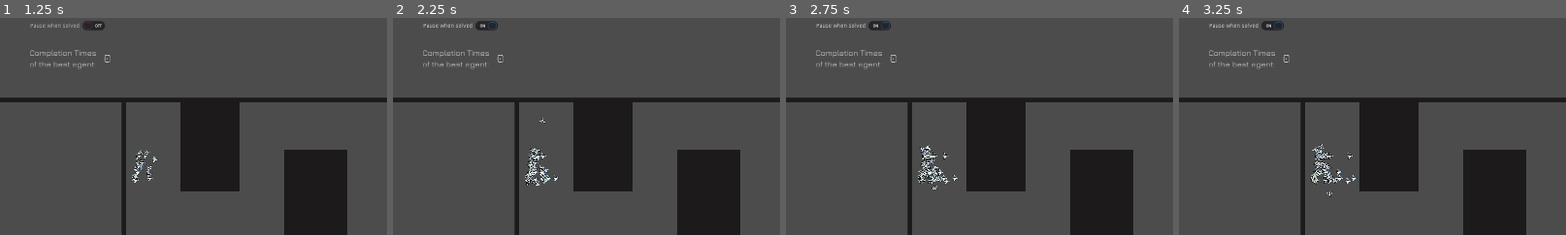
Above: before the commit, frames 1-4 (left to right).
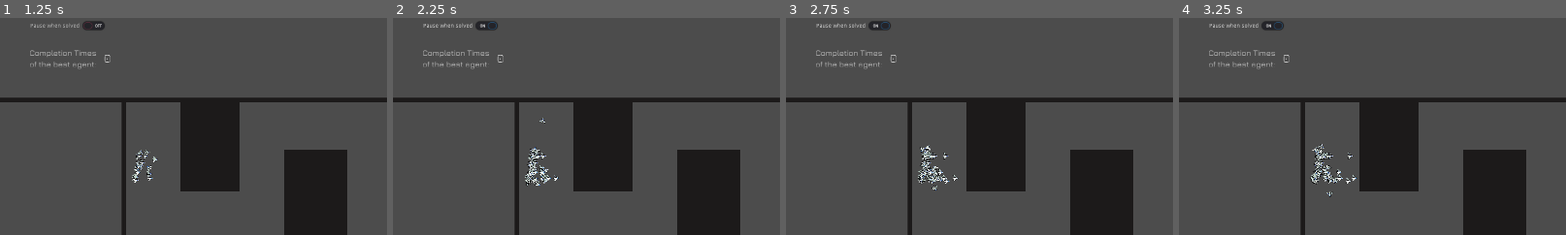
Above: after the commit, the same moments.

Repository: a0x77ry/plasmata
Game: Godot game, scene res://menu/main-menu/main-menu.tscn
The game is run twice, just before and just after one commit, with the same random seed, the same clock (stepped at 60 frames per second) and the same inputs.
Inputs (mouse positions are % of the whole screen's width and height, from its top left):
- Up to frame 1 (1.25 s): click "train" at 0.5 s
- Up to frame 2 (2.25 s): click "Pause when solved" at 1.25 s; tap Enter (ui_accept) at 2 s; move the mouse to (72, 45) at 2.02 s; press the mouse at (72, 45) at 2.03 s
- Up to frame 3 (2.75 s): tap Enter (ui_accept) at 2.27 s
- Up to frame 4 (3.25 s): move the mouse to (30, 55) at 2.77 s; release the mouse at (30, 55) at 2.78 s; tap Mouse wheel up (zoom_in) at 2.85 s; tap Enter (ui_accept) at 3.02 s
The pictures show only the part of the screen within x 0-50%, y 11-61%; the shares and areas given below are measured in that part.

Frame 1 is identical in both runs. In frame 2, less than 0.1% of the frame differs, in the area x 34-38%, y 62-77%; in frame 3, less than 0.1%; in frame 4, 0.1%, in the area x 34-39%, y 62-77%.

Commit message:
- Create another fitness level: win with hit - Fix long standing bug both in combat and navigation: angle_to became angle_to_point - Decrease the agent limit and number of cages to stop FPS decrease - Fix laser passing throught the walls bug

Diff:
--- a/games/combat-game/battle-cage.gd
+++ b/games/combat-game/battle-cage.gd
@@ -1,6 +1,6 @@
 extends Node2D
 
-signal battle_won(winner_genome)
+signal battle_won(winner_genome, is_won_with_hit)
 signal battle_draw(genome_left, genome_right)
 signal cage_cleared(cage)
 # signal agent_queued(agent)
@@ -105,7 +105,7 @@
   has_active_battle = false
 
 
-func _on_agent_death(side):
+func _on_agent_death(side, is_hit):
   var winner_genome
   assert(side != null)
   if (!is_instance_valid(agent_left) && !is_instance_valid(agent_right)):
@@ -117,7 +117,7 @@
     winner_genome = game.genome_duplicate(genome_right_copy)
   else:
     winner_genome = game.genome_duplicate(genome_left_copy)
-  emit_signal("battle_won", winner_genome)
+  emit_signal("battle_won", winner_genome, is_hit)
   clean_cage()
 
 
--- a/games/combat-game/combat-agent.gd
+++ b/games/combat-game/combat-agent.gd
@@ -1,7 +1,7 @@
 extends KinematicBody2D
 
 signal agent_removed(value)
-signal agent_killed(side)
+signal agent_killed(side, is_hit)
 
 export (float) var speed = 20.0 # waa 50.0
 export (float) var lateral_speed = 20.0
@@ -243,9 +243,10 @@
       opponent_angle = 0.0
     else:
       var opponent_pos = opponent.global_position
-      # var opponent_pos = get_opponent_pos()
-      opponent_angle = global_position.angle_to(opponent_pos) / PI
-      opponent_distance = 1.0 - (global_position.distance_to(opponent_pos) \
+      opponent_angle = global_position.angle_to_point(opponent_pos) / PI
+      # opponent_distance = 1.0 - (global_position.distance_to(opponent_pos) \
+      #     / sqrt(pow(battle_cage_width, 2.0) * pow(battle_cage_height, 2.0)))
+      opponent_distance = (global_position.distance_to(opponent_pos) \
           / sqrt(pow(battle_cage_width, 2.0) * pow(battle_cage_height, 2.0)))
 
   if nn_activated_inputs.has("traced_laser_1_angle") || \
@@ -262,7 +263,7 @@
       traced_laser_1_angle = 0.0
     else:
       var traced_laser_pos = traced_laser_1.global_position
-      traced_laser_1_angle = global_position.angle_to(traced_laser_pos) / PI
+      traced_laser_1_angle = global_position.angle_to_point(traced_laser_pos) / PI
       traced_laser_1_distance = 1.0 - (global_position.distance_to(traced_laser_pos) \
           / sqrt(pow(battle_cage_width, 2.0) * pow(battle_cage_height, 2.0)))
 
@@ -317,10 +318,10 @@
   return genome.fitness
 
 
-func kill_agent():
+func kill_agent(is_hit := false):
   dissolve_agent()
   emit_signal("agent_removed", 1)
-  emit_signal("agent_killed", side)
+  emit_signal("agent_killed", side, is_hit)
   queue_free()
 
 
@@ -353,7 +354,7 @@
 
 func _on_agent_hit(agent_id):
   if agent_id == get_instance_id():
-    kill_agent()
+    kill_agent(true)
 
 
 func _on_ShootingCooldownTimer_timeout():
--- a/games/combat-game/combat-game.gd
+++ b/games/combat-game/combat-game.gd
@@ -1,15 +1,21 @@
 extends "res://scripts/game.gd"
 
+const HIT_WIN_FITNESS_POINTS := 6.0
 const WINNING_FITNESS_POINTS := 3.0
 const DRAW_FITNESS_POINTS := 1.0
-const GENOME_QUEUE_LIMIT = 400
+const GENOME_QUEUE_LIMIT = 100
 const TOTAL_QUEUE_CHILDREN = GENOME_QUEUE_LIMIT# * 8
-const COMBAT_AGENT_LIMIT = 140
-const GENOME_QUEUE_SOFT_LIMIT = 200
-const WAIT_TIME_ABOVE_GENOME_LIMIT = 0.1
-const WAIT_TIME_BELOW_GENOME_LIMIT = 0.2
-const WIN_CHILDREN = 4
+const COMBAT_AGENT_LIMIT = 80
+const GENOME_QUEUE_SOFT_LIMIT = 50
+const WAIT_TIME_ABOVE_GENOME_LIMIT = 0.2
+const WAIT_TIME_BELOW_GENOME_LIMIT = 0.4
+const HIT_WIN_CHILDREN = 6
+const WIN_CHILDREN = 3
 const DRAW_CHILDREN = 1
+const HIT_WIN_RELATIVE_FITNESS = 0.8
+const WIN_RELATIVE_FITNESS = 0.4
+const DRAW_REALTIVE_FITNESS = 0.1
+const INDEX_DIVISOR = 3
 
 export(PackedScene) var BattleCage
 
@@ -196,7 +202,15 @@
   if genome_queue.size() < GENOME_QUEUE_LIMIT:
     genome_queue.append({"genome": genome, "children_spawned": 0})
   else:
-    genome.dissolve_genome()
+    if genome.fitness >= WINNING_FITNESS_POINTS:
+      for i in genome_queue.size():
+        if genome_queue[i]["genome"].fitness <= DRAW_FITNESS_POINTS:
+          genome_queue[i]["genome"].dissolve_genome()
+          genome_queue[i] = {"genome": genome, "children_spawned": 0}
+          return
+    else:
+      genome.dissolve_genome()
+
 
 
 # Determines the maximum number of children a genome in the queue can have
@@ -233,16 +247,22 @@
   #   win_num = 2
   #   draw_num = 1
   var win_num = WIN_CHILDREN
+  var hit_win_num = HIT_WIN_CHILDREN
   var draw_num = DRAW_CHILDREN
-  if genome_queue[genome_index]["genome"].fitness == 3:
-    return {"children_number": win_num, "relative_fitness": 0.2}
+  if genome_queue[genome_index]["genome"].fitness == WINNING_FITNESS_POINTS:
+    return {"children_number": hit_win_num, "relative_fitness": WIN_RELATIVE_FITNESS}
+  elif genome_queue[genome_index]["genome"].fitness == HIT_WIN_FITNESS_POINTS:
+    return {"children_number": win_num, "relative_fitness": HIT_WIN_RELATIVE_FITNESS}
   else:
-    return {"children_number": draw_num, "relative_fitness": 0.1}
-
-
-func _on_battle_won(winner_genome):
+    return {"children_number": draw_num, "relative_fitness": DRAW_REALTIVE_FITNESS}
+
+
+func _on_battle_won(winner_genome, is_won_with_hit):
   # winner_genome.fitness += WINNING_FITNESS_POINTS
-  winner_genome.fitness = WINNING_FITNESS_POINTS
+  if is_won_with_hit:
+    winner_genome.fitness = HIT_WIN_FITNESS_POINTS
+  else:
+    winner_genome.fitness = WINNING_FITNESS_POINTS
   queue_or_dissolve(winner_genome)
 
 
@@ -278,6 +298,7 @@
       var mate_genome: Genome
       var original_gene_trasfer: bool = false
       if genome_queue.size() == 1:
+        original_gene_trasfer = true
         main_genome = genome_duplicate(genome_queue[0]["genome"])
         mate_genome = genome_duplicate(genome_queue[0]["genome"])
         genome_queue[0]["children_spawned"] += 2
@@ -292,7 +313,7 @@
             if random.randf() < gendict["relative_fitness"]:
               if main_genome == null:
                 main_genome = genome_duplicate(genome_queue[rand_index]["genome"])
-                if (rand_index % 3) == 0:
+                if (rand_index % INDEX_DIVISOR) == 0:
                   original_gene_trasfer = true
                 else:
                   original_gene_trasfer = false
--- a/other/projectile/laser.tscn
+++ b/other/projectile/laser.tscn
@@ -6,7 +6,7 @@
 [sub_resource type="RectangleShape2D" id=1]
 extents = Vector2( 5, 2 )
 
-[node name="Laser" type="KinematicBody2D" groups=["untraced_lasers"]]
+[node name="Laser" type="KinematicBody2D" groups=["lasers", "untraced_lasers"]]
 script = ExtResource( 2 )
 
 [node name="Laser" type="Sprite" parent="."]
--- a/scripts/agent.gd
+++ b/scripts/agent.gd
@@ -371,7 +371,7 @@
     finish_distance = 0.0
     finish_distance = global_position.distance_to(fa_pos) / game.start_finish_distance
     finish_angle = 0.0
-    finish_angle = global_position.angle_to(fa_pos) / PI
+    finish_angle = global_position.angle_to_point(fa_pos) / PI
 
   if nn_activated_inputs.has("ray_f_distance") || nn_activated_inputs.has("rf_col_normal_angle"):
     ray_f_distance = 0.0
--- a/scripts/wall.gd
+++ b/scripts/wall.gd
@@ -7,3 +7,9 @@
     agent.kill_agent()
     if agent.game.is_loading_mode_enabled:
       agent.game.generate_from_save()
+  elif agent.is_in_group("lasers"):
+    body.queue_free()
+
+
+# func _on_Area2D_body_exited(body:Node):
+# 	body.queue_free()
